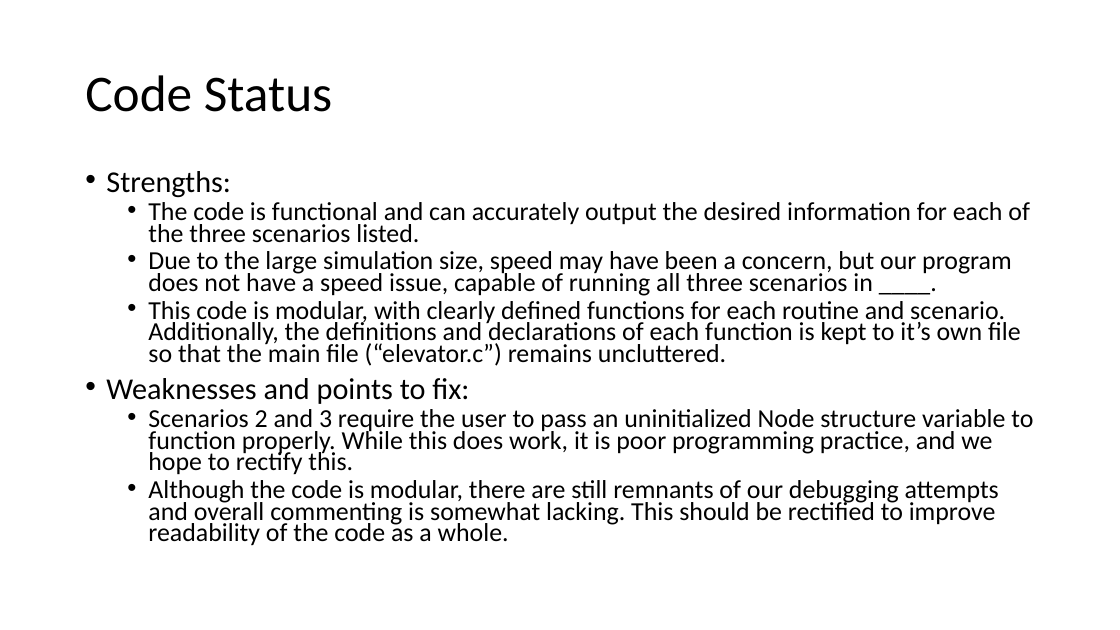
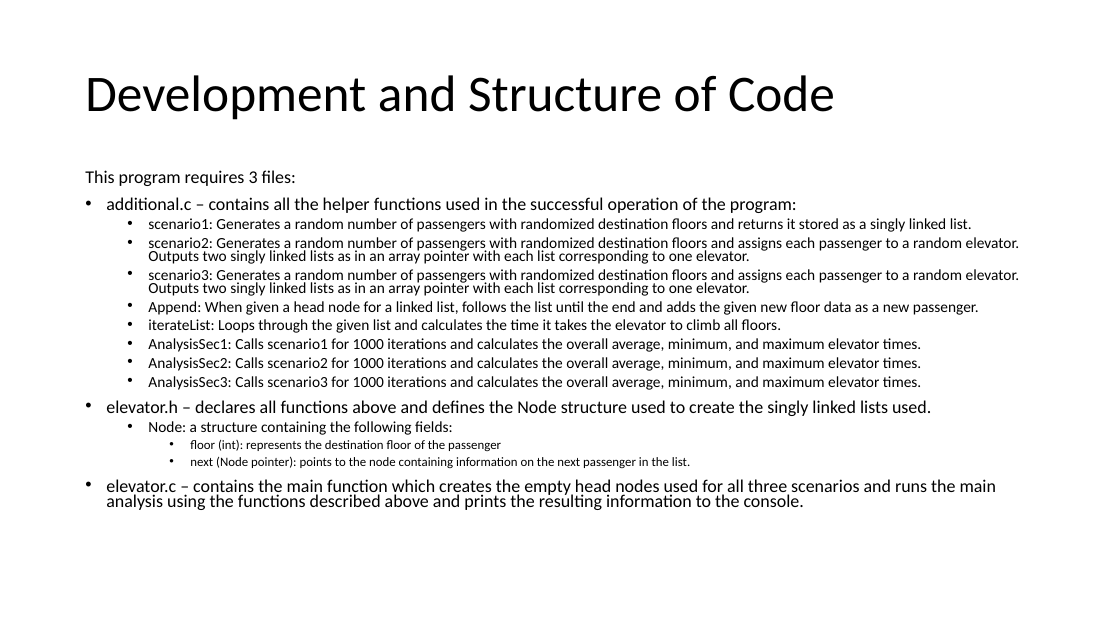
Before and after one commit to JustinRush80/cx4010_PA_1, a slide deck: slide 2 of slides.pptx (slide 1 before the commit). Drawn at 1120x630 pixels with LibreOffice and Linux fonts; fonts in the diff are those of the drawing. Boxes give left, top, right and bottom in pixels: in the first picture for what was removed or moved away, otherwise in the second. Text is boxed around its words. In the diff, an @@ line names an element or a change of style, - is before the commit and + after.

```diff
--- a/slides.pptx
+++ b/slides.pptx
@@ title at box(85, 75, 835, 120): text changed @@
-Code Status
+Development and Structure of Code
@@ text at box(85, 170, 1020, 510): text changed; size 22.2 to 13.2 pt @@
-• Strengths:
-  • The code is functional and can accurately output the desired information for each of the three scenarios listed.
-  • Due to the large simulation size, speed may have been a concern, but our program does not have a speed issue, capable of running all three scenarios in ____.
-  • This code is modular, with clearly defined functions for each routine and scenario. Additionally, the definitions and declarations of each function is kept to it’s own file so that the main file (“elevator.c”) remains uncluttered.
-• Weaknesses and points to fix:
-  • Scenarios 2 and 3 require the user to pass an uninitialized Node structure variable to function properly. While this does work, it is poor programming practice, and we hope to rectify this.
-  • Although the code is modular, there are still remnants of our debugging attempts and overall commenting is somewhat lacking. This should be rectified to improve readability of the code as a whole.
+This program requires 3 files:
+• additional.c – contains all the helper functions used in the successful operation of the program:
+  • scenario1: Generates a random number of passengers with randomized destination floors and returns it stored as a singly linked list.
+  • scenario2: Generates a random number of passengers with randomized destination floors and assigns each passenger to a random elevator. Outputs two singly linked lists as in an array pointer with each list corresponding to one elevator.
+  • scenario3: Generates a random number of passengers with randomized destination floors and assigns each passenger to a random elevator. Outputs two singly linked lists as in an array pointer with each list corresponding to one elevator.
+  • Append: When given a head node for a linked list, follows the list until the end and adds the given new floor data as a new passenger.
+  • iterateList: Loops through the given list and calculates the time it takes the elevator to climb all floors.
+  • AnalysisSec1: Calls scenario1 for 1000 iterations and calculates the overall average, minimum, and maximum elevator times.
+  • AnalysisSec2: Calls scenario2 for 1000 iterations and calculates the overall average, minimum, and maximum elevator times.
+  • AnalysisSec3: Calls scenario3 for 1000 iterations and calculates the overall average, minimum, and maximum elevator times.
+• elevator.h – declares all functions above and defines the Node structure used to create the singly linked lists used.
+  • Node: a structure containing the following fields:
+    • floor (int): represents the destination floor of the passenger
+    • next (Node pointer): points to the node containing information on the next passenger in the list.
+• elevator.c – contains the main function which creates the empty head nodes used for all three scenarios and runs the main analysis using the functions described above and prints the resulting information to the console.
```
Also in this commit, not shown: 1 other slide changed, 3 slides added.
